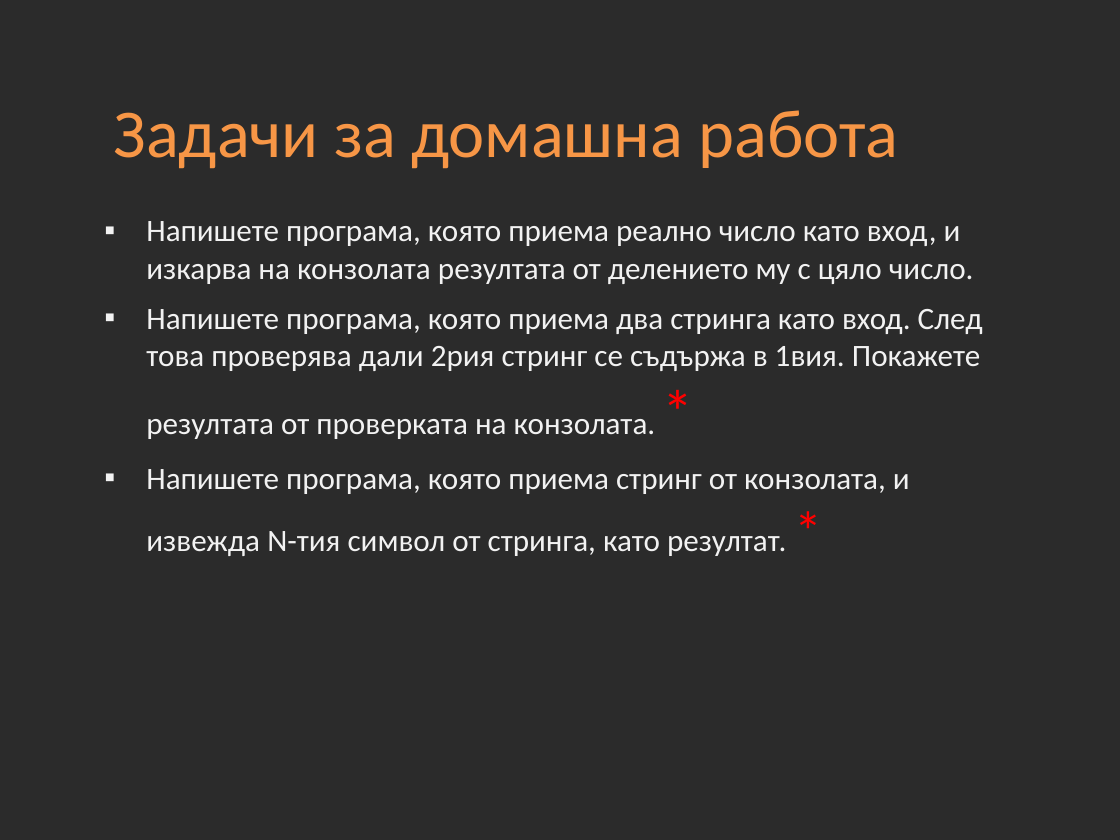
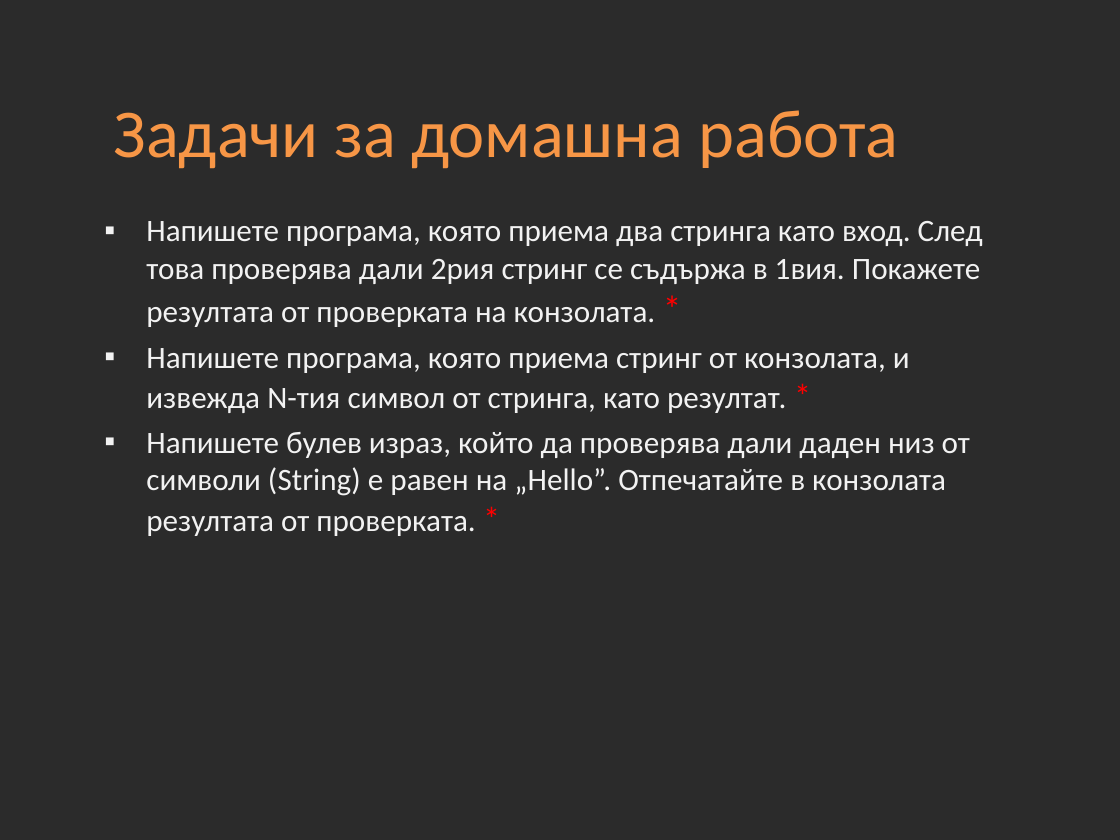
Before and after one commit to Academy-Soft-Intellect/Programming-Introduction-Java-Course, a slide deck: slide 26 of 03-Data-Types.pptx. Drawn at 1120x840 pixels with LibreOffice and Linux fonts; fonts in the diff are those of the drawing; background and template pictures are left out; a plain dark background stands for a picture behind light text. Boxes give left, top, right and bottom in pixels: in the first picture for what was removed or moved away, otherwise in the second. Text is boxed around its words. In the diff, an @@ line names an element or a change of style, - is before the commit and + after.

```diff
--- a/03-Data-Types.pptx
+++ b/03-Data-Types.pptx
@@ text at box(146, 221, 974, 284): paragraph removed @@
-▪ Напишете програма, която приема реално число като вход, и изкарва на конзолата резултата от делението му с цяло число.
@@ text at box(146, 221, 983, 413): size 40 to 24 pt, size 36 to 22 pt in "*" @@
@@ text at box(146, 432, 970, 536): paragraph added @@
+▪ Напишете булев израз, който да проверява дали даден низ от символи (String) е равен на „Hello”. Отпечатайте в конзолата резултата от проверката. *
```
Also in this commit, not shown: 1 other slide changed, 8 other files.
